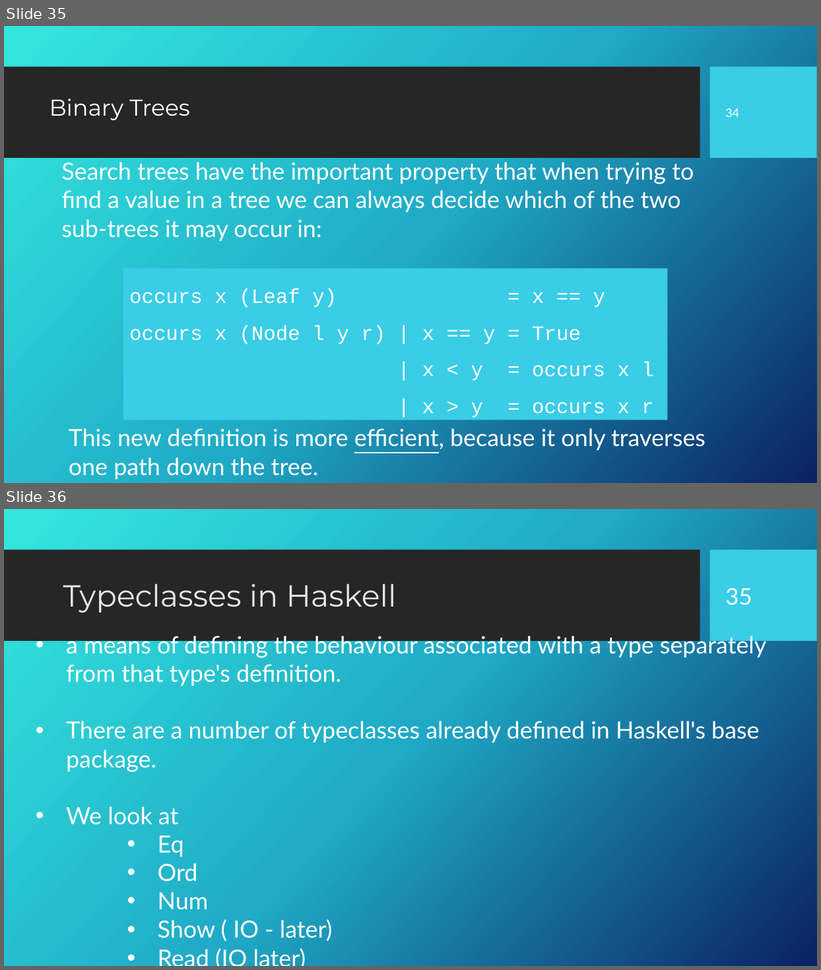
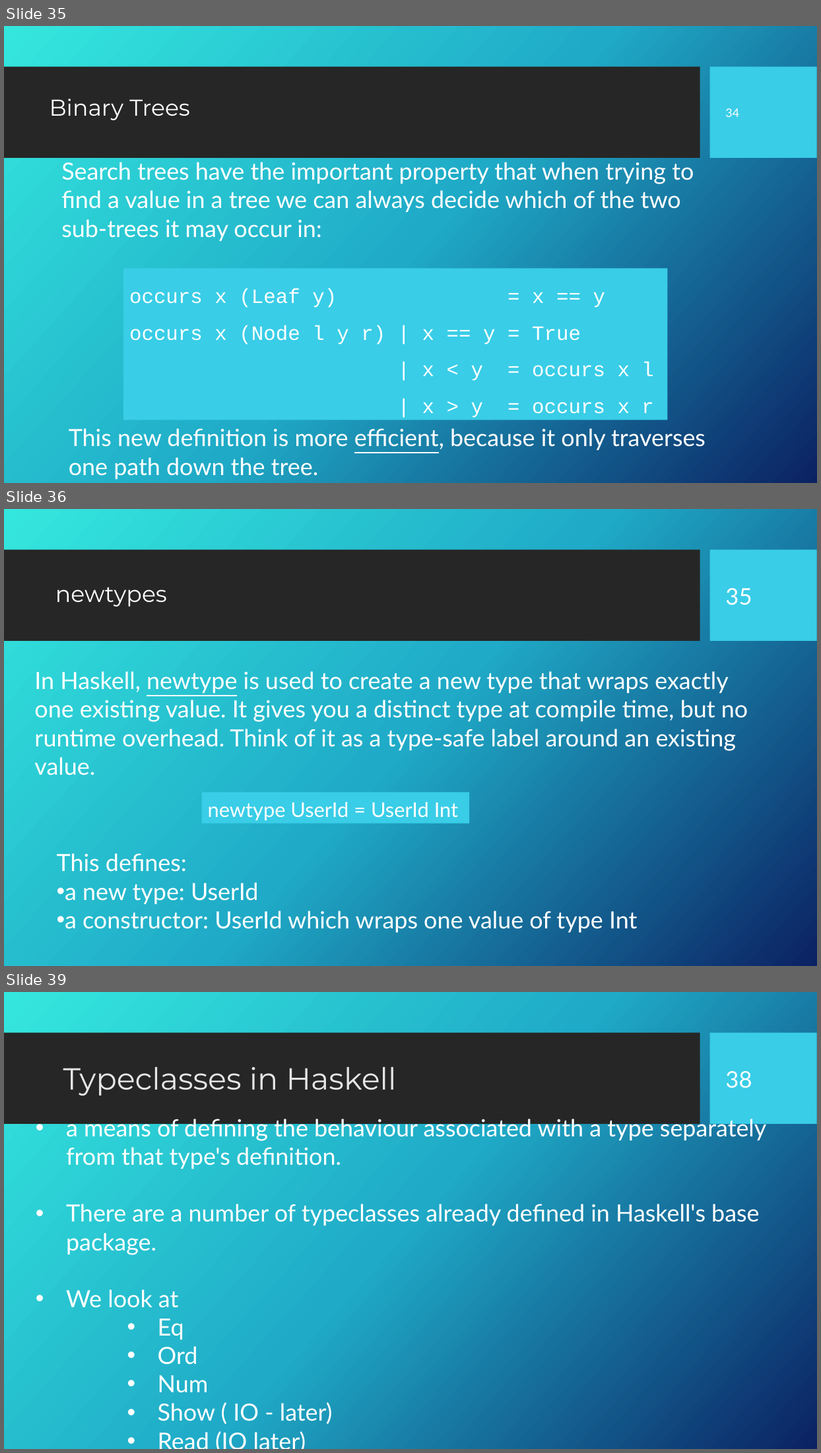
Before and after one commit to Fun-Prog-26/fun-prog-26, a slide deck: topic10-declaring-types-and-classes/unit-10a-lectures/talk-1/a-type-decl.pptx. Shown one above the other, each under a label of ours: slides 35 and 36 before the commit, slides 35, 36 and 39 after it; the slides between them are not shown. The pictures are 821x970 and 821x1453 pixels, drawn with LibreOffice and Linux fonts; fonts in the diff are those of the drawing; background and template pictures are left out. Boxes give left, top, right and bottom in pixels: in the first picture for what was removed or moved away, otherwise in the second. Text is boxed around its words. In the diff, an @@ line names an element or a change of style, - is before the commit and + after.

```diff
--- a/topic10-declaring-types-and-classes/unit-10a-lectures/talk-1/a-type-decl.pptx
+++ b/topic10-declaring-types-and-classes/unit-10a-lectures/talk-1/a-type-decl.pptx
@@ slide 36 added at (4,509,817,966), background picture (left out); not listed: 2 template elements that a slide beside it also shows @@
@@ title added at (55,587,167,607), 27 pt, text #FFFFFF @@
+newtypes
@@ page number added at (725,588,752,605), 27 pt, text #FFFFFF @@
+35
@@ text added at (34,671,748,776), 28 pt, text #FFFFFF @@
+In Haskell, newtype is used to create a new type that wraps exactly one existing value. It gives you a distinct type at compile time, but no runtime overhead. Think of it as a type-safe label around an existing value.
@@ rectangle added at (201,793,469,824), fill #39CDE7, 24 pt, text #FFFFFF @@
+newtype UserId = UserId Int
@@ text added at (57,854,637,933), 28 pt, text #FFFFFF @@
+This defines:
+• a new type: UserId
+• a constructor: UserId which wraps one value of type Int
@@ what was slide 36 is now slide 39 @@
@@ page number at (725,1071,752,1088): text changed @@
-35
+38
```
Also in this commit, not shown: 5 slides changed, 2 other slides added, 8 other files.
